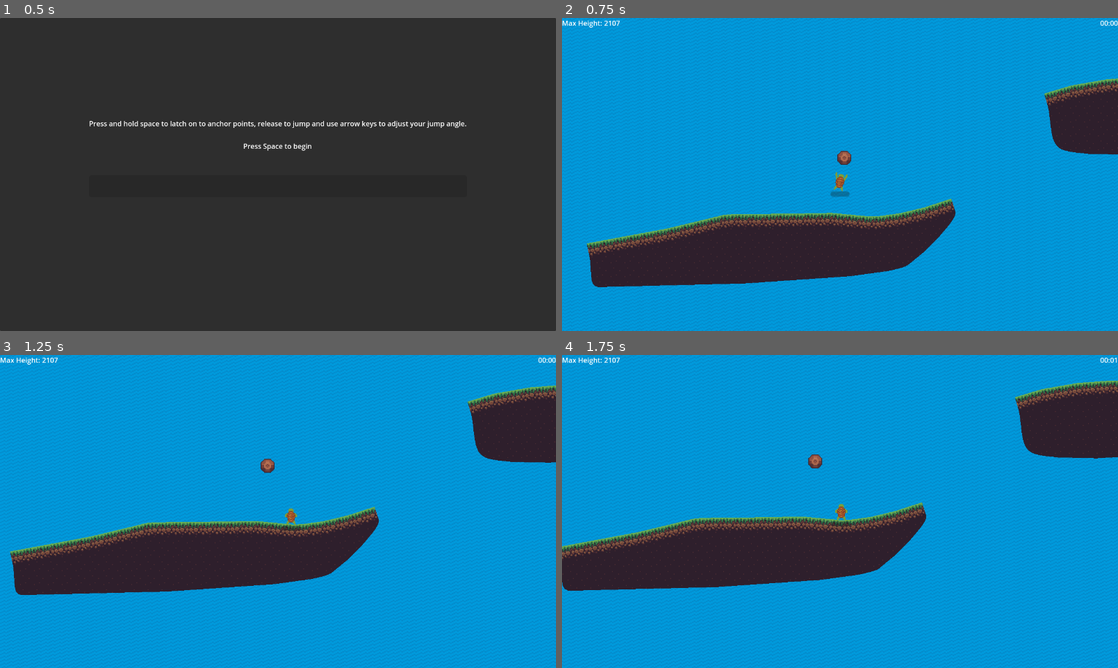
Above: before the commit, frames 1-4 (two rows, left to right).
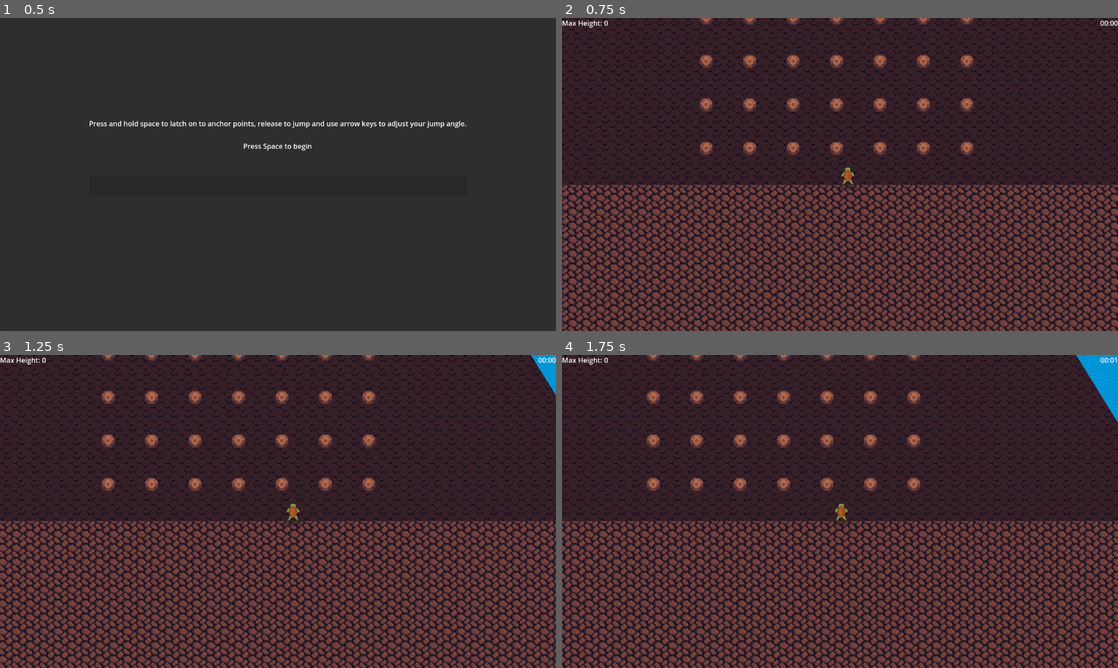
Above: after the commit, the same moments.

Repository: BlueBrainOrg/Scale-King
Game: Godot game, scene res://src/start.tscn
Same seed, same stepped clock (60 frames per second), same inputs: the game is played once before the commit and once after it.
Inputs (mouse positions are in pixels of both pictures, inside the frame that each line leads up to):
- Up to frame 1 (0.5 s): no input
- Up to frame 2 (0.75 s): tap Enter (ui_accept) at 0.5 s; move the mouse to (962, 158) at 0.52 s; hold Right (ui_right) from 0.53 s (still down); hold Enter (ui_accept) from 0.53 s (still down); click (962, 158) at 0.67 s
- Up to frame 3 (1.25 s): keep holding Right (ui_right); keep holding Enter (ui_accept)
- Up to frame 4 (1.75 s): release Right (ui_right) at 1.25 s; release Enter (ui_accept) at 1.25 s; drag from (728, 527) to (828, 464) at 1.27 s

Frame 1 is identical in both runs. In frame 2, 93% of the frame differs, in the area x 0-100%, y 0-100%; in frame 3, 93%; in frame 4, 92%.

Commit message:
player starts at beginning

Diff:
--- a/src/mountain.tscn
+++ b/src/mountain.tscn
@@ -964,7 +964,7 @@
 layer_0/tile_data = PackedInt32Array(0, 851968, 8, 11, 851968, 8, 65536, 851968, 8, 131072, 851968, 8, 196608, 851968,  …(70227 unchanged characters)…
 
 [node name="Climber" parent="." instance=ExtResource("4_fcdw7")]
-position = Vector2(-1001, -2108)
+position = Vector2(0, 29)
 gravity = 0.5
 max_jump_force = 400
 
